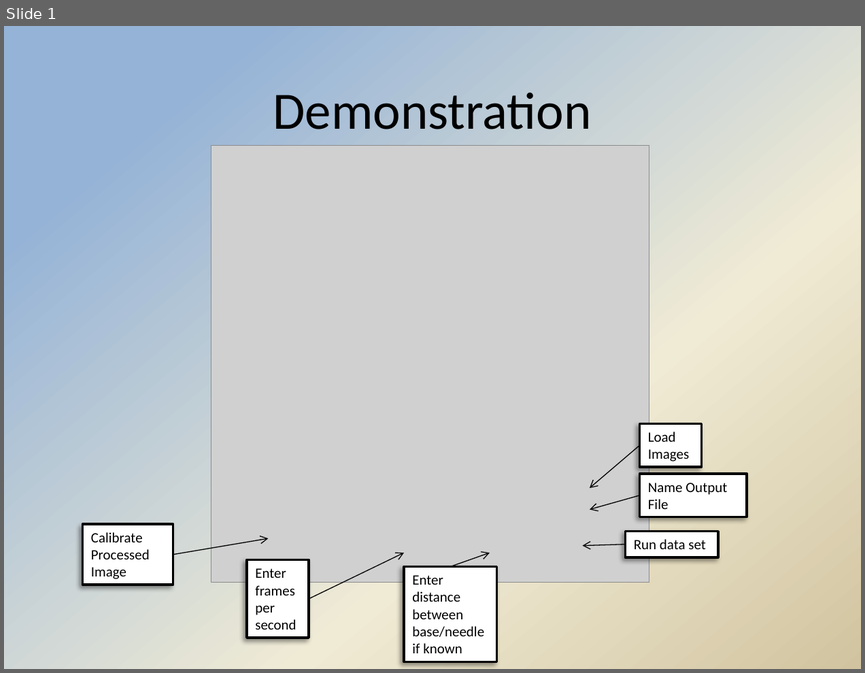
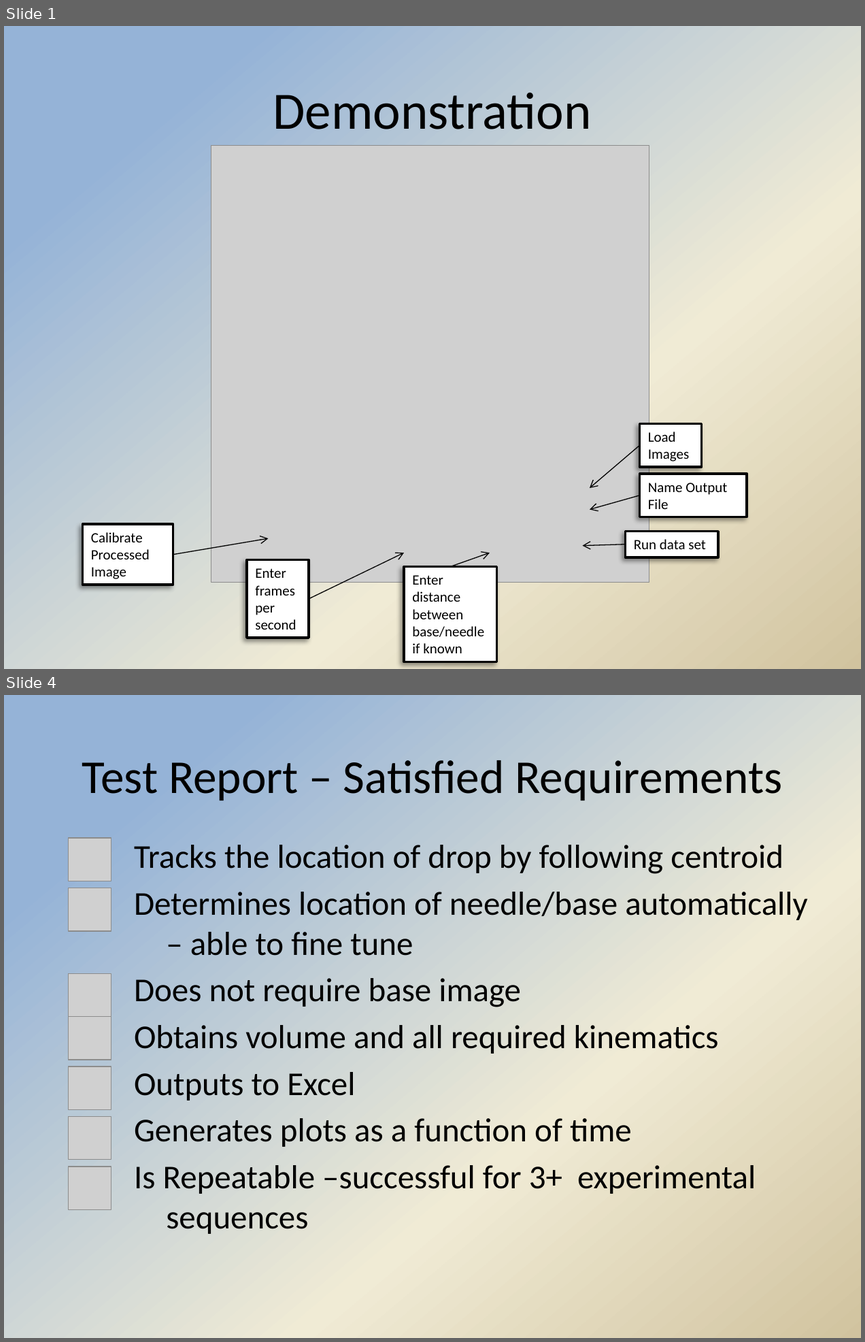
Before and after one commit to Hdtran89/ImageProcessing, a slide deck: A Team Documents/Anne's Final Presentation Slides.pptx. Shown one above the other, each under a label of ours: slide 1 before the commit, slides 1 and 4 after it; the slides between them are not shown. The pictures are 865x673 and 865x1342 pixels, drawn with LibreOffice and Linux fonts; fonts in the diff are those of the drawing; grey boxes stand for pictures; background and template pictures are left out. Boxes give left, top, right and bottom in pixels: in the first picture for what was removed or moved away, otherwise in the second. Text is boxed around its words. In the diff, an @@ line names an element or a change of style, - is before the commit and + after.

```diff
--- a/A Team Documents/Anne's Final Presentation Slides.pptx
+++ b/A Team Documents/Anne's Final Presentation Slides.pptx
@@ slide 4 added at box(4, 695, 861, 1338), background gradient #95B3D7 to #F0EBD5 to #D1C39F @@
@@ title added at box(82, 760, 782, 800), 39.6 pt, text #000000 @@
+Test Report – Satisfied Requirements
@@ picture added at box(68, 838, 111, 881) @@
@@ text added at box(134, 845, 808, 1234), 28 pt, text #000000 @@
+Tracks the location of drop by following centroid
+Determines location of needle/base automatically – able to fine tune
+Does not require base image
+Obtains volume and all required kinematics
+Outputs to Excel
+Generates plots as a function of time
+Is Repeatable –successful for 3+ experimental sequences
@@ picture added at box(68, 888, 111, 930) @@
@@ picture added at box(68, 974, 111, 1016) @@
@@ picture added at box(68, 1016, 111, 1059) @@
@@ picture added at box(68, 1066, 111, 1109) @@
@@ picture added at box(68, 1117, 111, 1159) @@
@@ picture added at box(68, 1166, 111, 1209) @@
```
Also in this commit, not shown: 2 slides changed, 3 other slides added, 4 other files.
